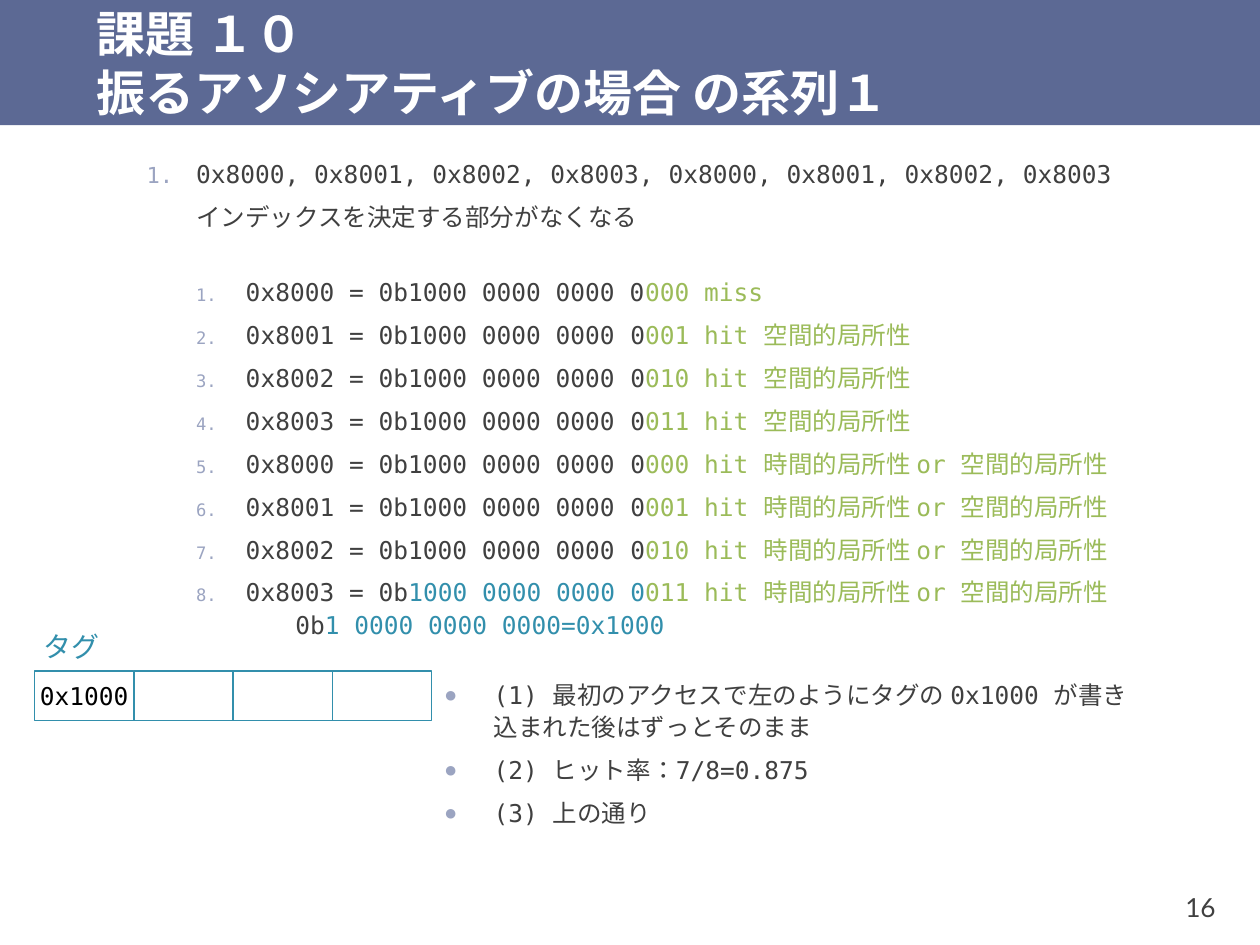
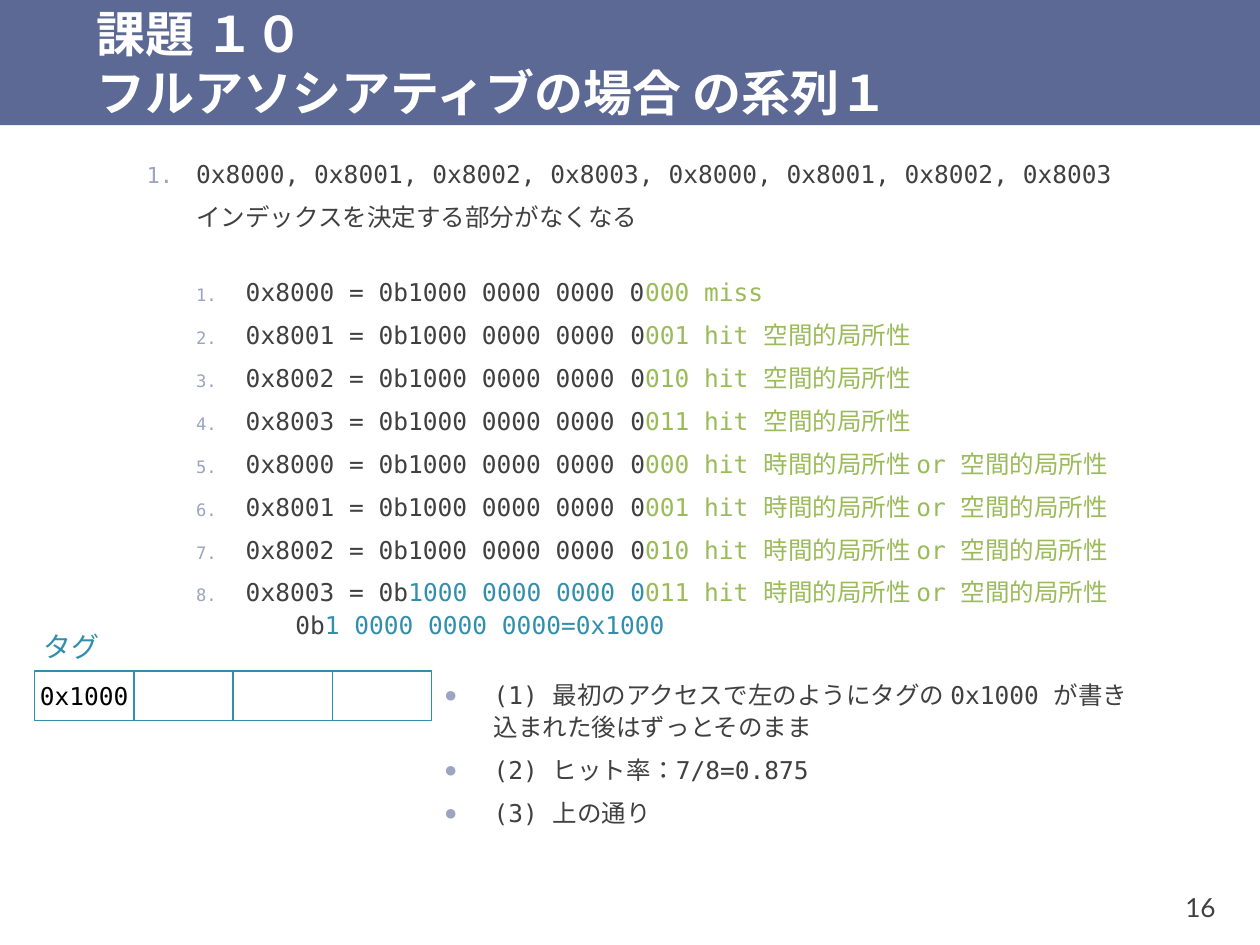
Before and after one commit to shioyadan/otya-computer-architecture-i, a slide deck: slide 16 of cai-shioya-11.pptx. Drawn at 1260x945 pixels with LibreOffice and Linux fonts; fonts in the diff are those of the drawing. Boxes give left, top, right and bottom in pixels: in the first picture for what was removed or moved away, otherwise in the second. Text is boxed around its words. In the diff, an @@ line names an element or a change of style, - is before the commit and + after.

Commit message:
課題１０の解答のタイトルを訂正

```diff
--- a/cai-shioya-11.pptx
+++ b/cai-shioya-11.pptx
@@ title at bbox=[97, 12, 888, 116]: text changed @@
-課題 １０
-振るアソシアティブの場合 の系列１
+課題 １０
+フルアソシアティブの場合 の系列１
```
Also in this commit, not shown: 3 other slides changed, 2 other files.
